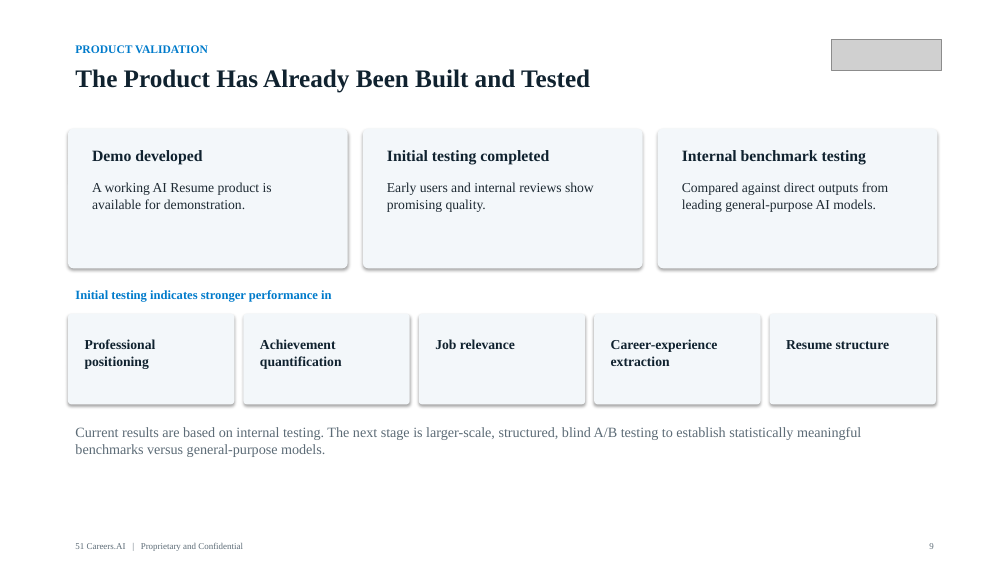
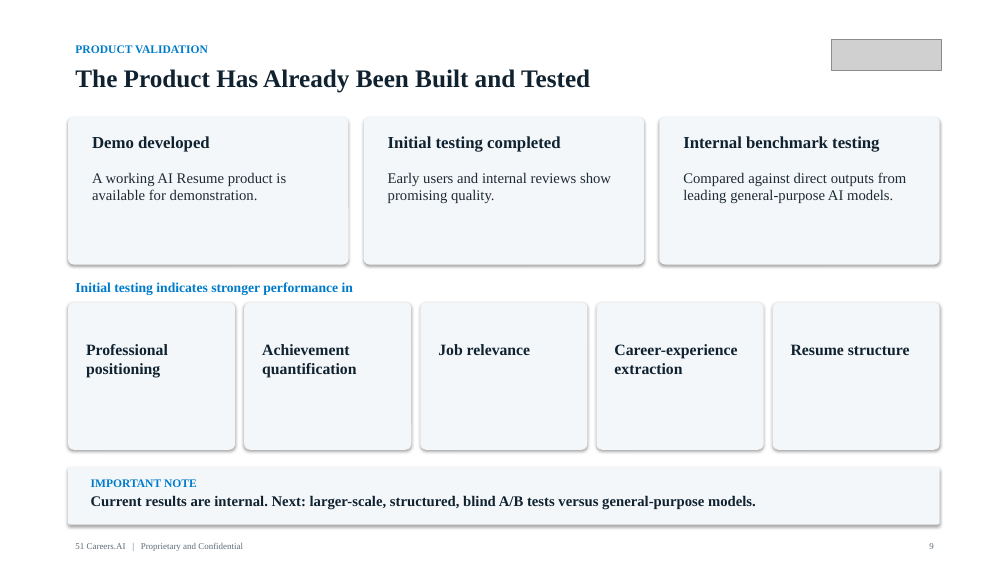
Before and after one commit to anthonyleedu/anthonyleedu, a slide deck: slide 9 of 51Careers_AI_Investor_Overview.pptx. Drawn at 1008x567 pixels with LibreOffice and Linux fonts; fonts in the diff are those of the drawing; grey boxes stand for pictures. Boxes give left, top, right and bottom in pixels: in the first picture for what was removed or moved away, otherwise in the second. Text is boxed around its words. In the diff, an @@ line names an element or a change of style, - is before the commit and + after.

```diff
--- a/51Careers_AI_Investor_Overview.pptx
+++ b/51Careers_AI_Investor_Overview.pptx
@@ rounded rectangle: place and size @@
-rounded rectangle at [68,129,348,268]
+rounded rectangle at [68,117,349,265]
@@ rounded rectangle: place and size @@
-rounded rectangle at [363,129,643,268]
+rounded rectangle at [364,117,644,265]
@@ rounded rectangle: place and size @@
-rounded rectangle at [658,129,938,268]
+rounded rectangle at [659,117,940,265]
@@ 3 texts: place and size @@
-3 texts at [92,150,867,165]
+3 texts at [92,136,879,152]
@@ size 15 to 16 pt in 3 elements at [92,136,210,152], [388,136,560,152], [683,136,879,152] @@
@@ 4 texts: place and size @@
-4 texts at [75,182,888,302]
+4 texts at [75,172,907,295]
@@ size 13 to 14 pt in 3 elements at [92,172,286,200], [388,172,611,203], [683,172,907,203] @@
@@ text "Initial testing indicates stronger performance ..." at [75,282,353,295]: size 12 to 13 pt @@
@@ rounded rectangle: place and size @@
-rounded rectangle at [68,314,234,405]
+rounded rectangle at [68,302,235,450]
@@ rounded rectangle: place and size @@
-rounded rectangle at [243,314,410,405]
+rounded rectangle at [244,302,411,450]
@@ rounded rectangle: place and size @@
-rounded rectangle at [419,314,585,405]
+rounded rectangle at [420,302,588,450]
@@ rounded rectangle: place and size @@
-rounded rectangle at [594,314,761,405]
+rounded rectangle at [597,302,764,450]
@@ rounded rectangle: place and size @@
-rounded rectangle at [770,314,936,405]
+rounded rectangle at [773,302,940,450]
@@ size 13 to 15 pt in 5 elements at [86,344,168,378], [262,344,356,378], [438,344,530,355], [614,344,737,374], [791,344,910,355] @@
@@ rounded rectangle added at [68,467,940,525], fill #F3F7FA @@
@@ text added at [91,479,197,487], 11 pt, text #007BCB, bold @@
+IMPORTANT NOTE
@@ text at [91,495,756,510]: text changed; size 13.5 to 14 pt; text colour #5C6B76 to #10222F; bold on @@
-Current results are based on internal testing. The next stage is larger-scale, structured, blind A/B testing to establish statistically meaningful benchmarks versus general-purpose models.
+Current results are internal. Next: larger-scale, structured, blind A/B tests versus general-purpose models.
```
Also in this commit, not shown: 28 other slides changed, 1 other file.
